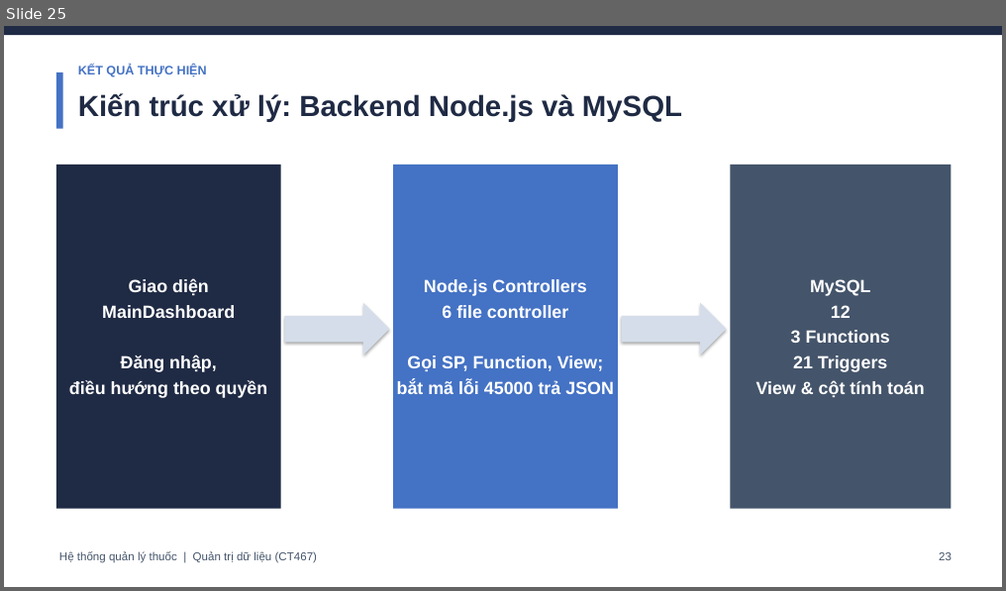
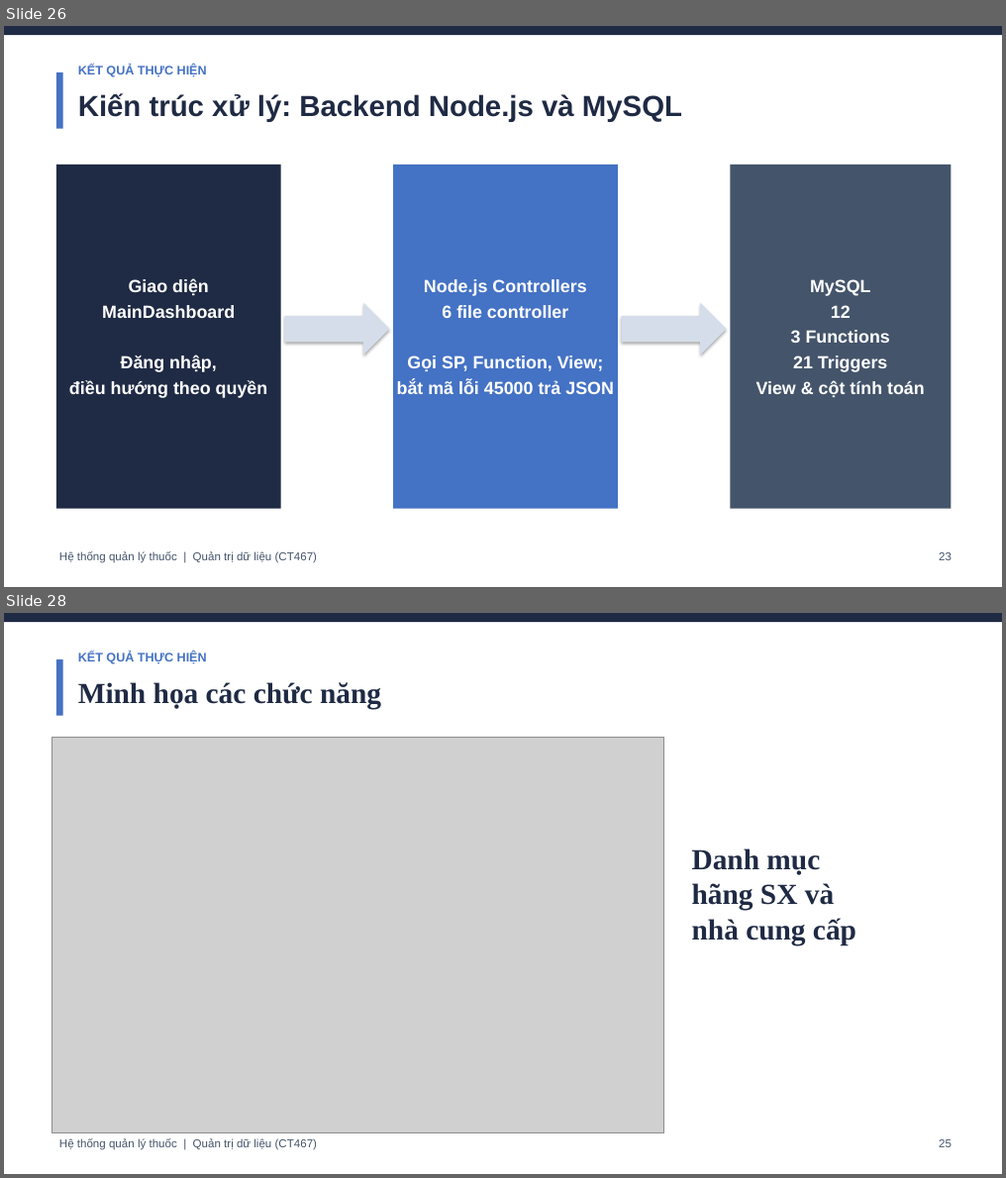
Before and after one commit to thinhtran0823-cyber/QTDL_quanlynhathuoc, a slide deck: BaoCao_HeThongThuoc (1).pptx. Shown one above the other, each under a label of ours: slide 25 before the commit, slides 26 and 28 after it; the slides between them are not shown. The pictures are 1006x591 and 1006x1178 pixels, drawn with LibreOffice and Linux fonts; fonts in the diff are those of the drawing; grey boxes stand for pictures. Boxes give left, top, right and bottom in pixels: in the first picture for what was removed or moved away, otherwise in the second. Text is boxed around its words. In the diff, an @@ line names an element or a change of style, - is before the commit and + after.

Commit message:
Bổ sung thêm xuất file excel thống kê

```diff
--- a/BaoCao_HeThongThuoc (1).pptx
+++ b/BaoCao_HeThongThuoc (1).pptx
@@ slide 28 added at [4,613,1002,1174], background #FFFFFF @@
@@ rectangle added at [4,613,1002,622], fill #1F2A44 @@
@@ rectangle added at [56,660,63,716], fill #4472C4 @@
@@ text added at [78,652,207,664], 12 pt, text #4472C4, bold @@
+KẾT QUẢ THỰC HIỆN
@@ text added at [78,682,381,709], 28 pt, text #1F2A44, bold @@
+Minh họa các chức năng
@@ picture added at [52,738,663,1134] @@
@@ text added at [692,849,856,946], 28 pt, text #1F2A44, bold @@
+Danh mục hãng SX và nhà cung cấp
@@ text added at [59,1139,317,1151], 11 pt, text #44546A @@
+Hệ thống quản lý thuốc | Quản trị dữ liệu (CT467)
@@ text added at [939,1140,951,1148], 11 pt, text #44546A @@
+25
@@ what was slide 25 is now slide 26 @@
```
Also in this commit, not shown: 14 slides changed, 8 other slides added, 7 other files.
